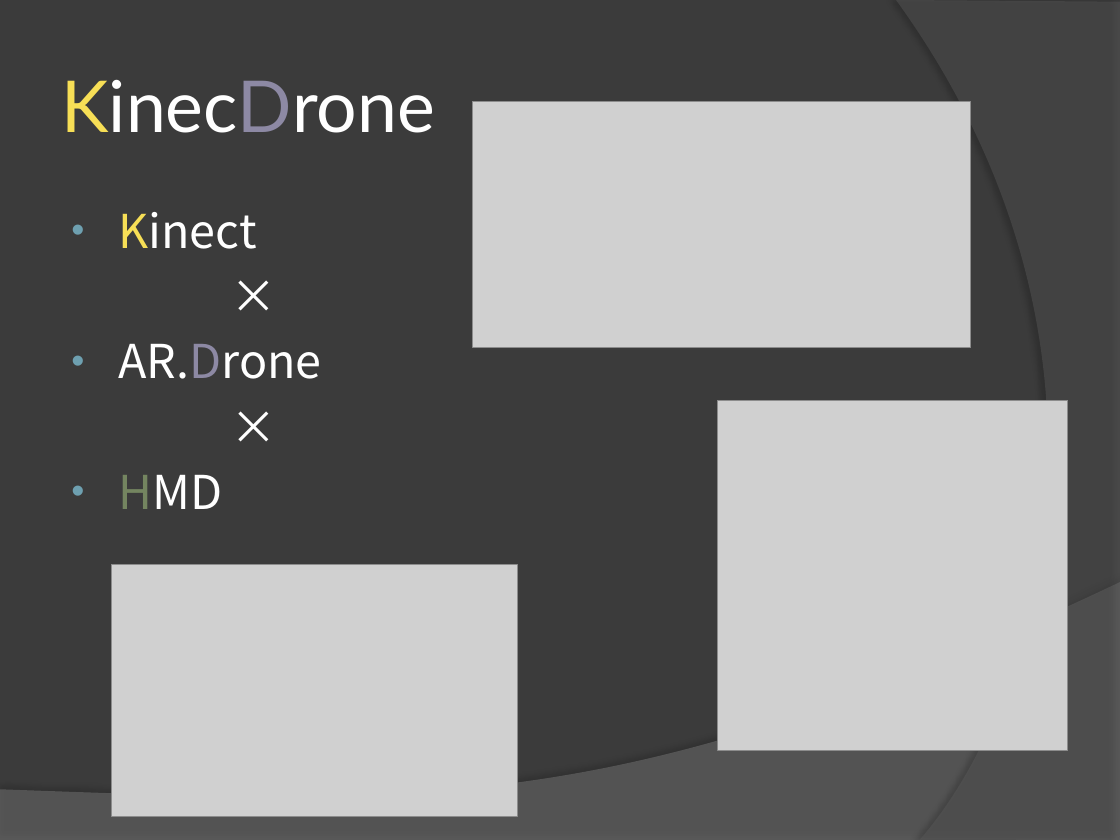
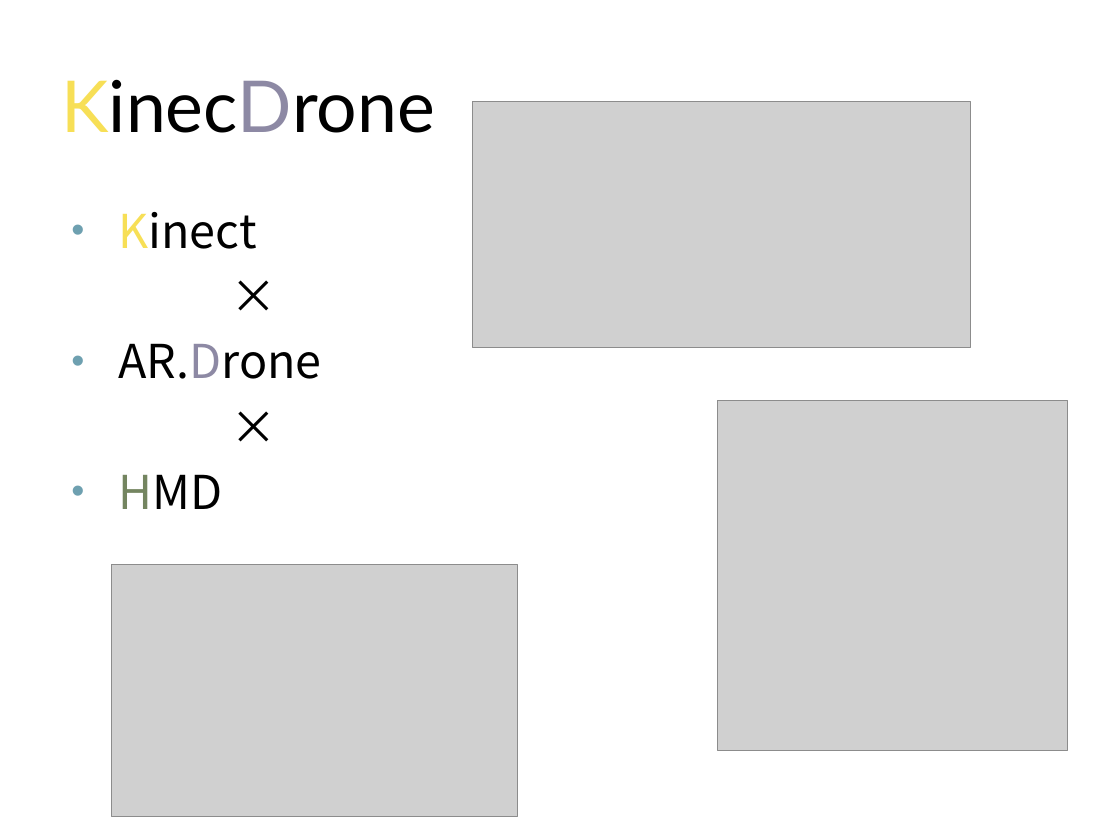
Before and after one commit to Kender09/dcl.apple, a slide deck: slide 2 of KinecDrone2.pptx. Drawn at 1120x840 pixels with LibreOffice and Linux fonts; fonts in the diff are those of the drawing; grey boxes stand for pictures. Boxes give left, top, right and bottom in pixels: in the first picture for what was removed or moved away, otherwise in the second. Text is boxed around its words. In the diff, an @@ line names an element or a change of style, - is before the commit and + after.

```diff
--- a/KinecDrone2.pptx
+++ b/KinecDrone2.pptx
@@ background #3B3B3B to #FFFFFF @@
@@ freeform shape removed at (896,0,1120,840) @@
@@ title "KinecDrone" at (62,79,435,133): text colour #FFFFFF to #000000 in "KinecDrone" @@
@@ text "Kinect" at (119,212,322,509): text colour #FFFFFF to #000000 in "Kinect", "×", "AR.Drone", "×" and 1 more places @@
@@ freeform shape removed at (0,582,1120,840) @@
```
Also in this commit, not shown: 1 other slide changed, 6 slides added, 1 slide removed, 5 other files.
